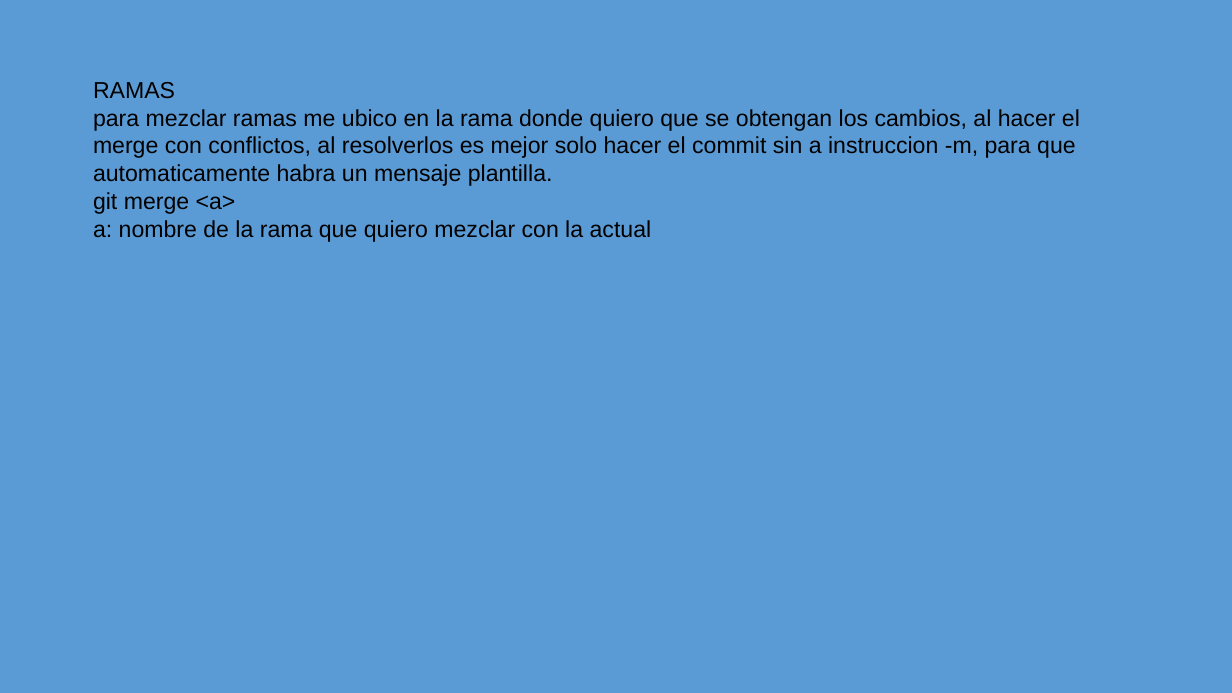
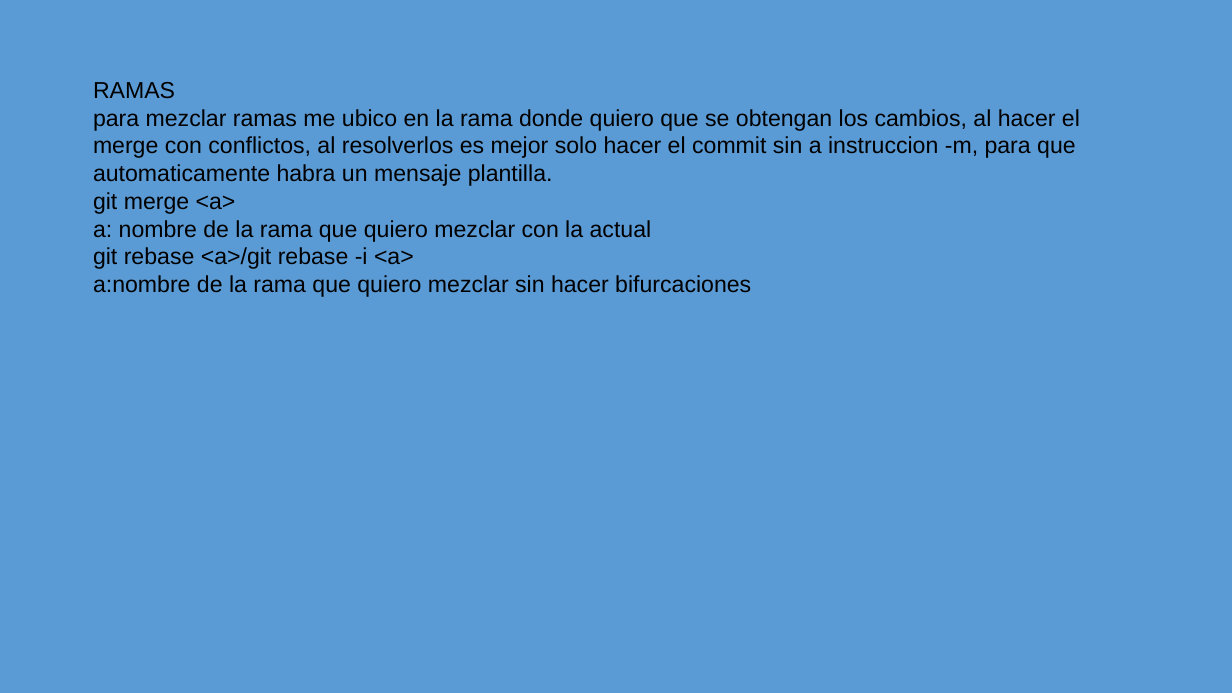
Before and after one commit to camaviga11/cursoGITv2, a slide deck: slide 6 of presentasionComandos.pptx. Drawn at 1232x693 pixels with LibreOffice and Linux fonts; fonts in the diff are those of the drawing. Boxes give left, top, right and bottom in pixels: in the first picture for what was removed or moved away, otherwise in the second. Text is boxed around its words. In the diff, an @@ line names an element or a change of style, - is before the commit and + after.

Commit message:
cambios en los comandos hasta (rebase)

```diff
--- a/presentasionComandos.pptx
+++ b/presentasionComandos.pptx
@@ text at (93,247,751,297): paragraphs added @@
+git rebase <a>/git rebase -i <a>
+a:nombre de la rama que quiero mezclar sin hacer bifurcaciones
```
